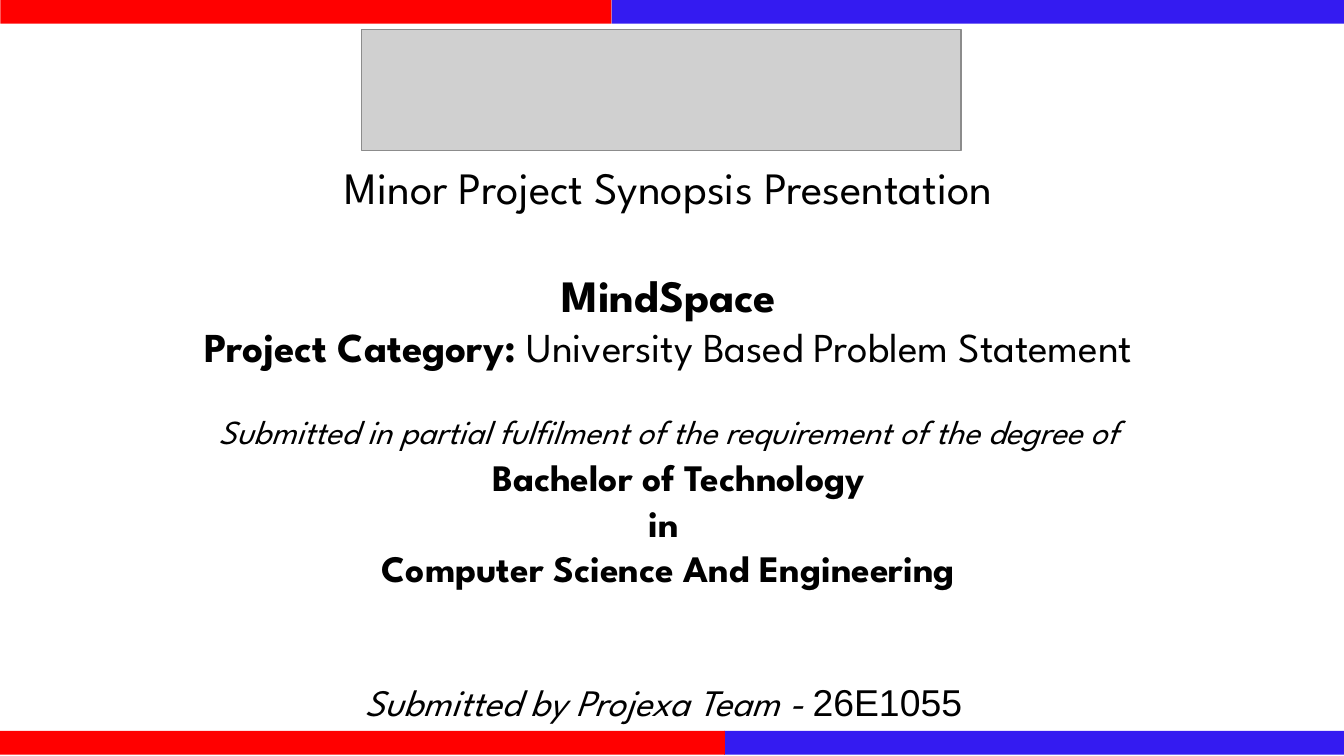
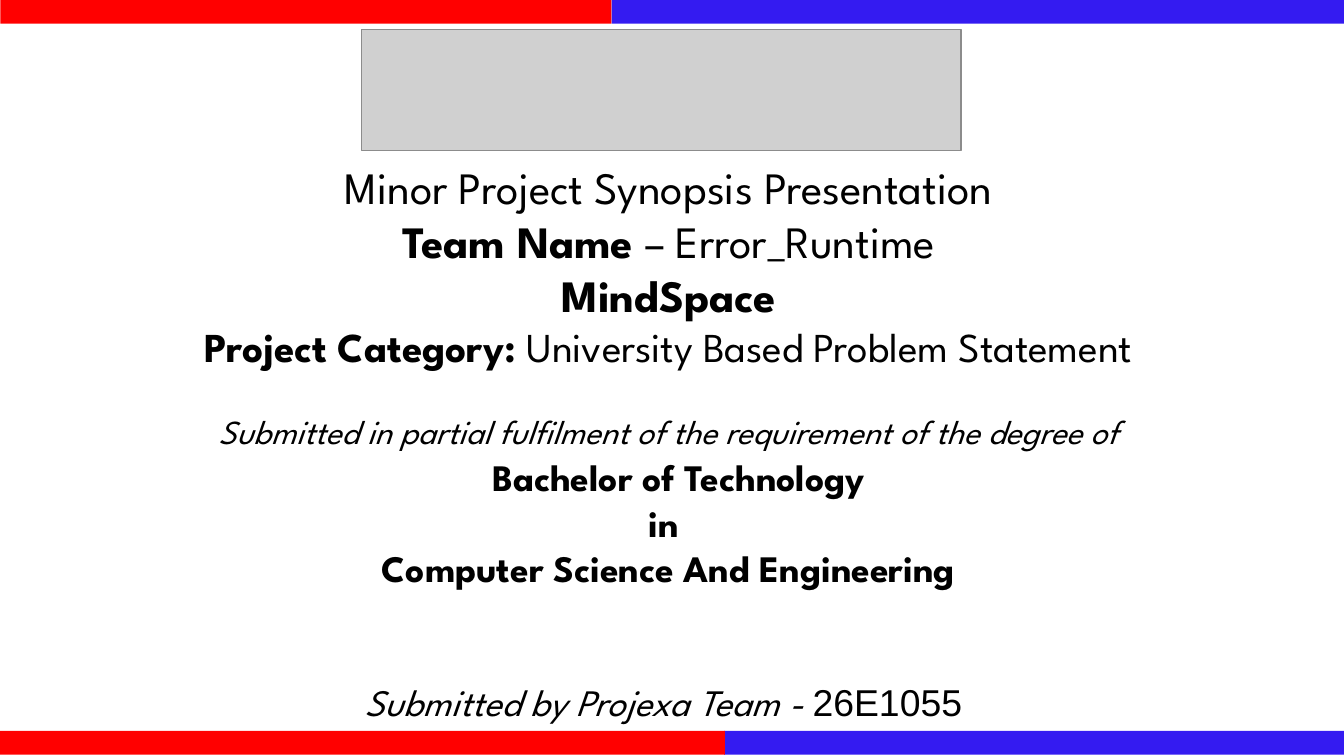
Before and after one commit to Inkesk-Dozing/MindSpace, a slide deck: slide 1 of documents/Minor Project Synopsis Presentation - MindSpace.pptx. Drawn at 1344x756 pixels with LibreOffice and Linux fonts; fonts in the diff are those of the drawing; grey boxes stand for pictures; background and template pictures are left out. Boxes give left, top, right and bottom in pixels: in the first picture for what was removed or moved away, otherwise in the second. Text is boxed around its words. In the diff, an @@ line names an element or a change of style, - is before the commit and + after.

```diff
--- a/documents/Minor Project Synopsis Presentation - MindSpace.pptx
+++ b/documents/Minor Project Synopsis Presentation - MindSpace.pptx
@@ text at [402, 213, 936, 262]: paragraph added @@
+Team Name – Error_Runtime
```
Also in this commit, not shown: 1 other slide changed, 4 slides added, 4 other files.
